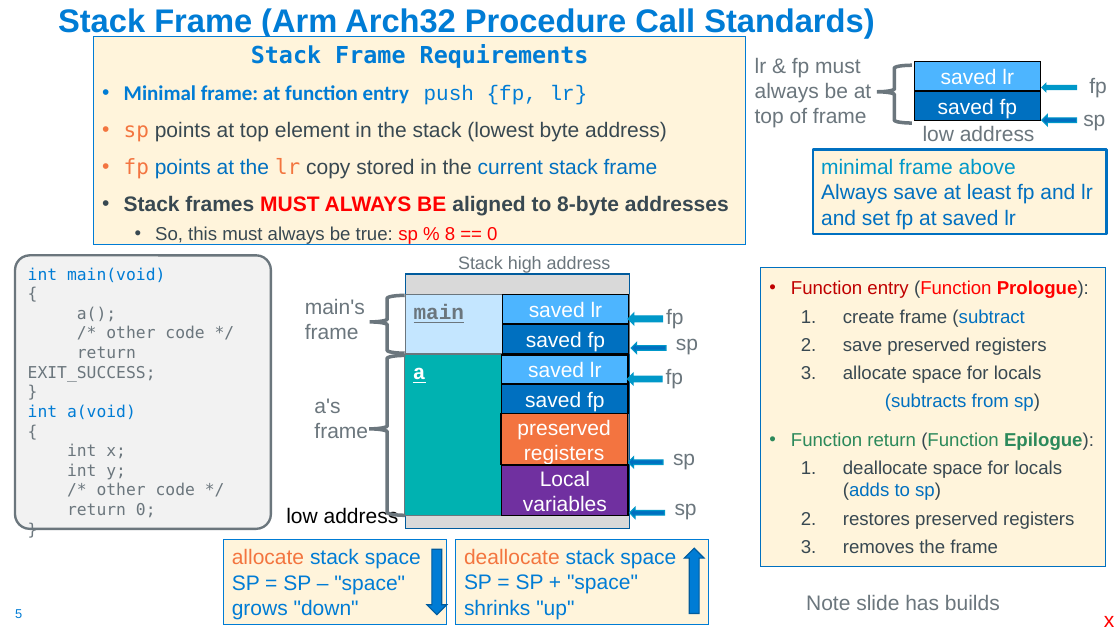
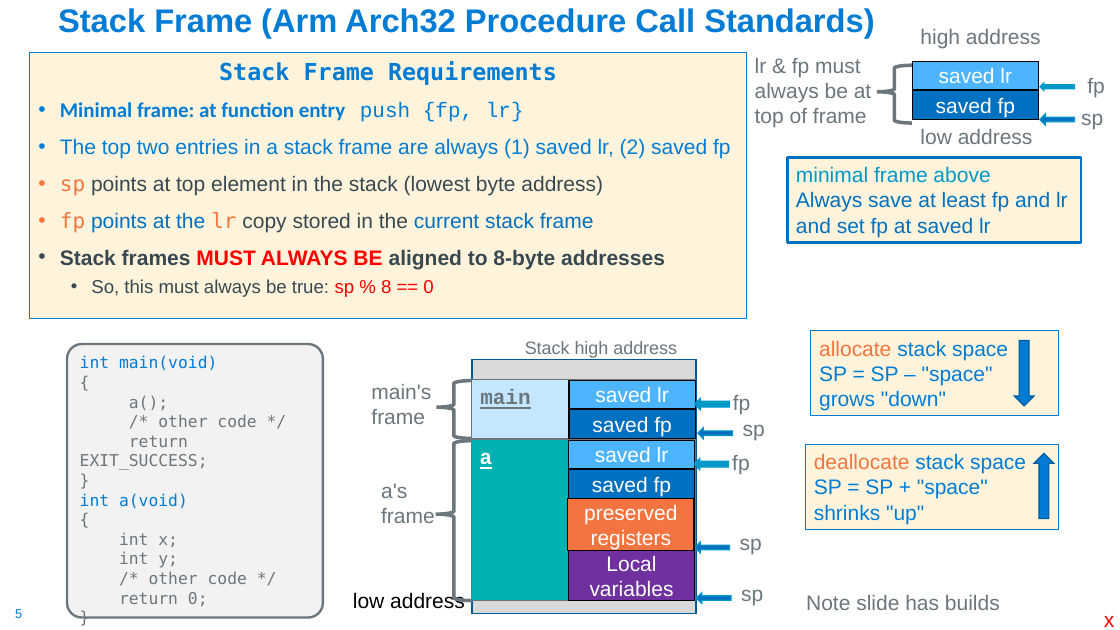
Before and after one commit to cse30-fa22/Muller_CSE30_Lecture_Slides, a slide deck: slide 5 of 10_Assm_Part5.pptx. Drawn at 1120x630 pixels with LibreOffice and Linux fonts; fonts in the diff are those of the drawing. Boxes give left, top, right and bottom in pixels: in the first picture for what was removed or moved away, otherwise in the second. Text is boxed around its words. In the diff, an @@ line names an element or a change of style, - is before the commit and + after.

```diff
--- a/10_Assm_Part5.pptx
+++ b/10_Assm_Part5.pptx
@@ text "high address": place and size @@
-text "high address" at [923, 126, 1035, 141]
+text "high address" at [920, 29, 1041, 144]
@@ text at [920, 29, 1041, 48]: paragraph added @@
+high address
@@ text "Stack Frame Requirements": place and size @@
-text "Stack Frame Requirements" at [94, 36, 746, 245]
+text "Stack Frame Requirements" at [30, 53, 747, 319]
@@ text at [60, 138, 731, 158]: paragraph added @@
+• The top two entries in a stack frame are always (1) saved lr, (2) saved fp
@@ rectangle "minimal frame above": place and size @@
-rectangle "minimal frame above" at [813, 150, 1107, 234]
+rectangle "minimal frame above" at [788, 158, 1082, 243]
@@ text removed at [761, 268, 1107, 567] @@
-• Function entry (Function Prologue):
-  1. create frame (subtract
-  2. save preserved registers
-  3. allocate space for locals
-  (subtracts from sp)
-• Function return (Function Epilogue):
-  1. deallocate space for locals (adds to sp)
-  2. restores preserved registers
-  3. removes the frame
@@ rounded rectangle "int main(void)": place and size @@
-rounded rectangle "int main(void)" at [15, 255, 271, 529]
+rounded rectangle "int main(void)" at [67, 344, 323, 618]
@@ rectangle "allocate stack space": place and size @@
-rectangle "allocate stack space" at [223, 539, 447, 624]
+rectangle "allocate stack space" at [811, 331, 1058, 416]
@@ down arrow: place and size @@
-down arrow at [427, 549, 447, 615]
+down arrow at [1014, 340, 1034, 406]
@@ 9 rectangles, 8 texts, 5 left arrows, 2 left braces: place and size @@
-9 rectangles, 8 texts, 5 left arrows, 2 left braces at [286, 256, 698, 528]
+9 rectangles, 8 texts, 5 left arrows, 2 left braces at [353, 341, 765, 614]
@@ rectangle "deallocate stack space": place and size @@
-rectangle "deallocate stack space" at [456, 539, 709, 624]
+rectangle "deallocate stack space" at [806, 444, 1059, 529]
@@ down arrow: place and size @@
-down arrow at [685, 549, 705, 614]
+down arrow at [1034, 454, 1054, 519]
@@ text "sp": place and size @@
-text "sp" at [675, 503, 697, 520]
+text "sp" at [741, 590, 763, 605]
```
Also in this commit, not shown: 4 other slides changed, 3 slides added, 1 other file.
